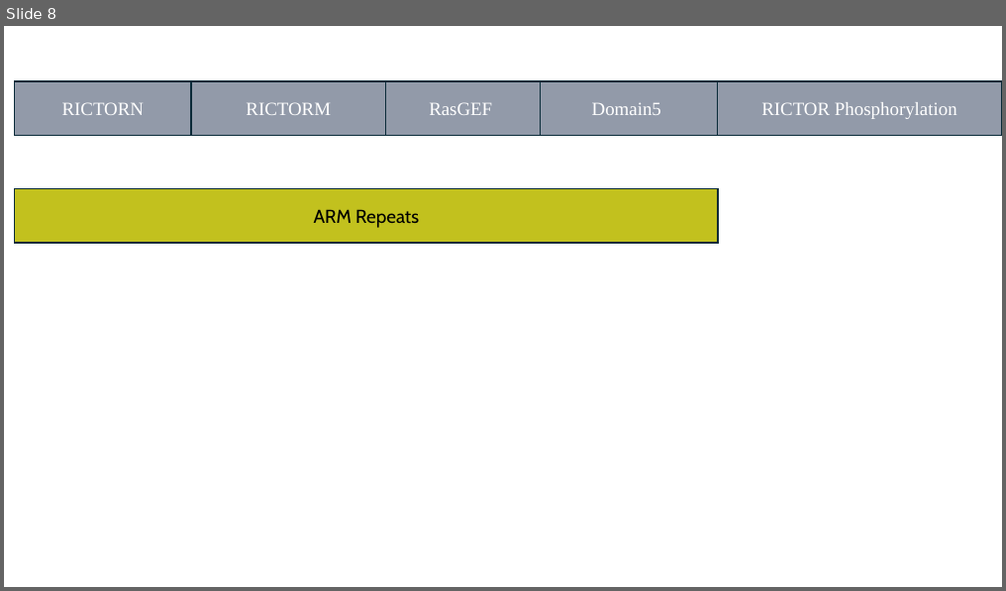
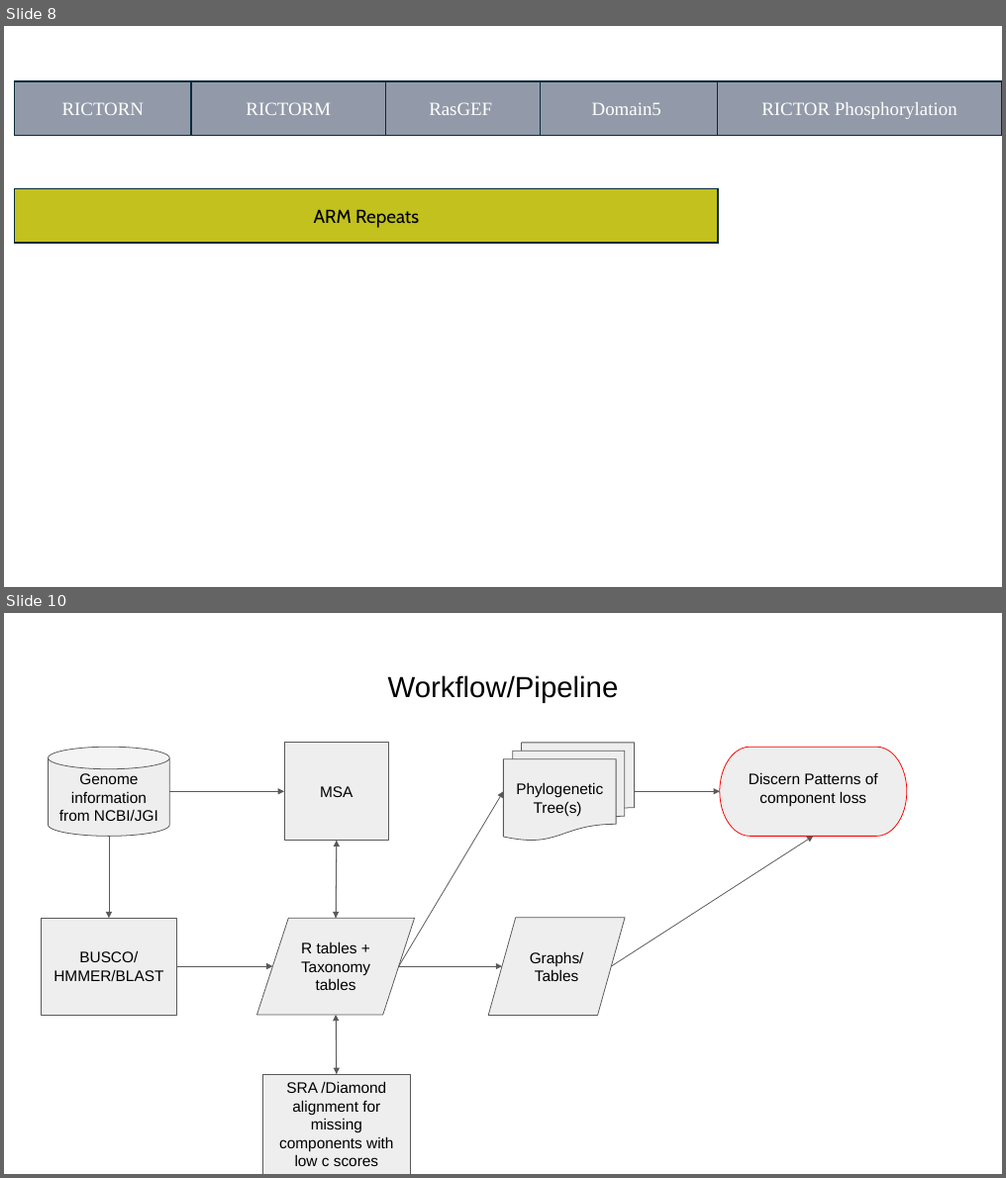
Before and after one commit to Dellaraam/TOR_phylogenetics, a slide deck: Images/Figures_PPT/Prototype_Rictor_Diagram_Stramenopiles.pptx. Shown one above the other, each under a label of ours: slide 8 before the commit, slides 8 and 10 after it; the slides between them are not shown. The pictures are 1006x591 and 1006x1178 pixels, drawn with LibreOffice and Linux fonts; fonts in the diff are those of the drawing. Boxes give left, top, right and bottom in pixels: in the first picture for what was removed or moved away, otherwise in the second. Text is boxed around its words. In the diff, an @@ line names an element or a change of style, - is before the commit and + after.

```diff
--- a/Images/Figures_PPT/Prototype_Rictor_Diagram_Stramenopiles.pptx
+++ b/Images/Figures_PPT/Prototype_Rictor_Diagram_Stramenopiles.pptx
@@ slide 10 added at (4, 613, 1002, 1174), background #FFFFFF @@
@@ title added at (388, 675, 619, 703), 28 pt, text #000000 @@
+Workflow/Pipeline
@@ cylinder added at (49, 747, 169, 836), fill #EEEEEE, outline #595959 0.75 pt, 14.7 pt, text #000000 @@
+Genome information from NCBI/JGI
@@ rectangle added at (284, 743, 389, 841), fill #EEEEEE, outline #595959 0.75 pt, 14.7 pt, text #000000 @@
+MSA
@@ flow chart multidocument added at (503, 743, 635, 841), fill #EEEEEE, outline #595959 0.75 pt, 14.7 pt, text #000000 @@
+Phylogenetic Tree(s)
@@ pill shape added at (720, 747, 907, 836), fill #EEEEEE, outline #FF0000 0.75 pt, 14.7 pt, text #000000 @@
+Discern Patterns of component loss
@@ arrow added from (169, 791) to (284, 791), #595959 0.75 pt @@
@@ arrow added from (399, 966) to (503, 791), #595959 0.75 pt @@
@@ arrow added from (635, 792) to (720, 792), #595959 0.75 pt @@
@@ arrow added from (109, 836) to (109, 919), #595959 0.75 pt @@
@@ arrow added from (337, 841) to (336, 919), #595959 0.75 pt @@
@@ arrow added from (336, 919) to (337, 841), #595959 0.75 pt @@
@@ arrow added from (611, 966) to (813, 836), #595959 0.75 pt @@
@@ rectangle added at (41, 919, 177, 1015), fill #EEEEEE, outline #595959 0.75 pt, 14.7 pt, text #000000 @@
+BUSCO/HMMER/BLAST
@@ flow chart input output added at (257, 919, 414, 1015), fill #EEEEEE, outline #595959 0.75 pt, 14.7 pt, text #000000 @@
+R tables + Taxonomy tables
@@ flow chart input output added at (488, 918, 625, 1016), fill #EEEEEE, outline #595959 0.75 pt, 14.7 pt, text #000000 @@
+Graphs/Tables
@@ arrow added from (177, 966) to (272, 966), #595959 0.75 pt @@
@@ arrow added from (399, 966) to (502, 966), #595959 0.75 pt @@
@@ arrow added from (337, 1074) to (336, 1015), #595959 0.75 pt @@
@@ arrow added from (337, 1017) to (337, 1074), #595959 0.75 pt @@
@@ rectangle added at (263, 1074, 411, 1174), fill #EEEEEE, outline #595959 0.75 pt, 14.7 pt, text #000000 @@
+SRA /Diamond alignment for missing components with low c scores
```
Also in this commit, not shown: 52 other files.
